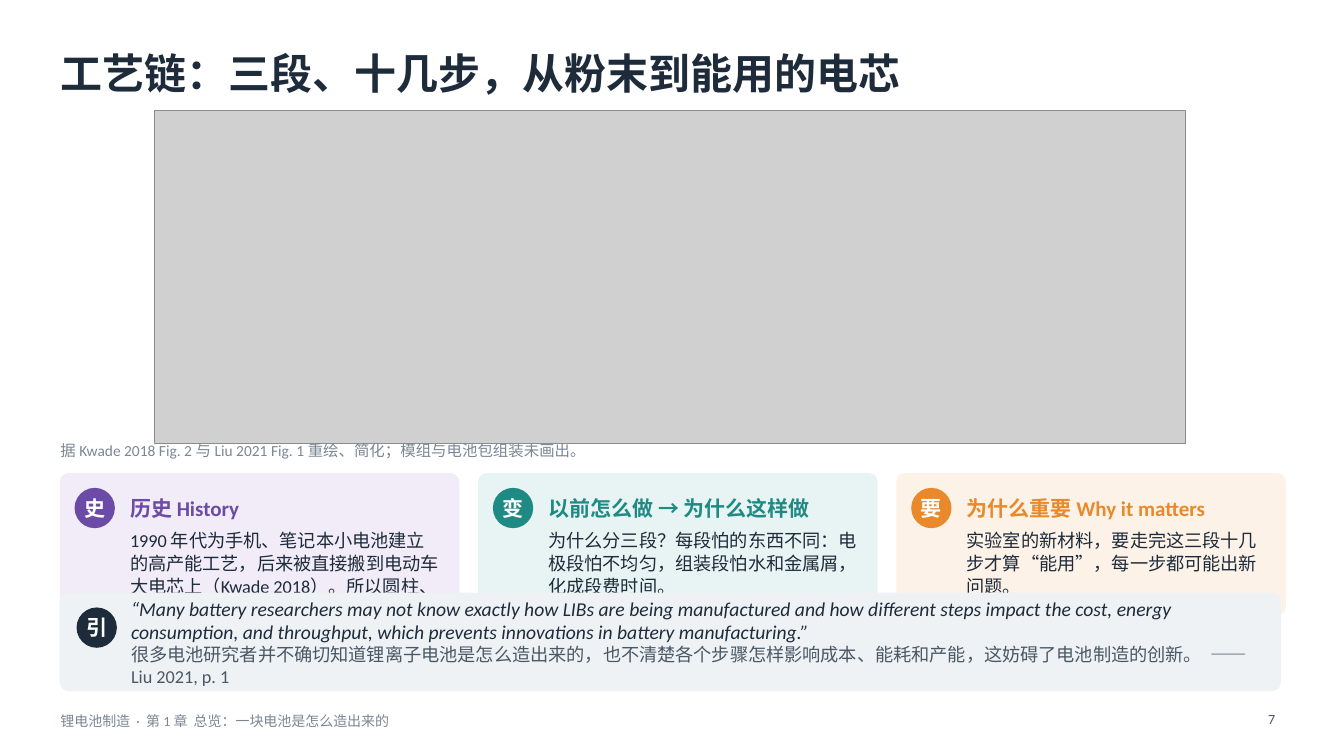
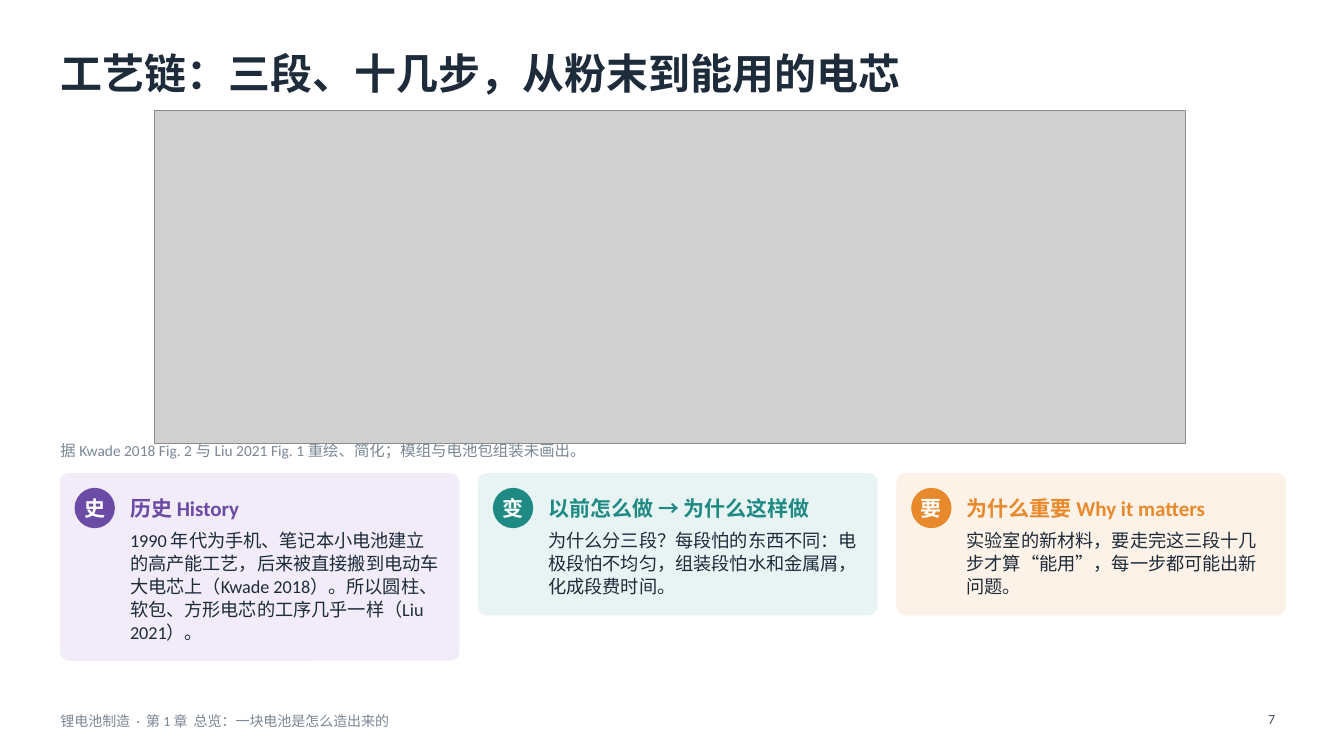
Before and after one commit to zhaoyuw44-lang/Trash, a slide deck: slide 7 of slides/decks/batmfg/batmfg_ch1.pptx. Drawn at 1344x756 pixels with LibreOffice and Linux fonts; fonts in the diff are those of the drawing; grey boxes stand for pictures. Boxes give left, top, right and bottom in pixels: in the first picture for what was removed or moved away, otherwise in the second. Text is boxed around its words. In the diff, an @@ line names an element or a change of style, - is before the commit and + after.

```diff
--- a/slides/decks/batmfg/batmfg_ch1.pptx
+++ b/slides/decks/batmfg/batmfg_ch1.pptx
@@ rounded rectangle removed at box(60, 594, 1280, 691) @@
@@ ellipse removed at box(77, 608, 117, 648) @@
-引
@@ text removed at box(131, 602, 1202, 686) @@
-“Many battery researchers may not know exactly how LIBs are being manufactured and how different steps impact the cost, energy consumption, and throughput, which prevents innovations in battery manufacturing.”
-很多电池研究者并不确切知道锂离子电池是怎么造出来的，也不清楚各个步骤怎样影响成本、能耗和产能，这妨碍了电池制造的创新。 —— Liu 2021, p. 1
```
Also in this commit, not shown: 10 other slides changed, 7 other files.
